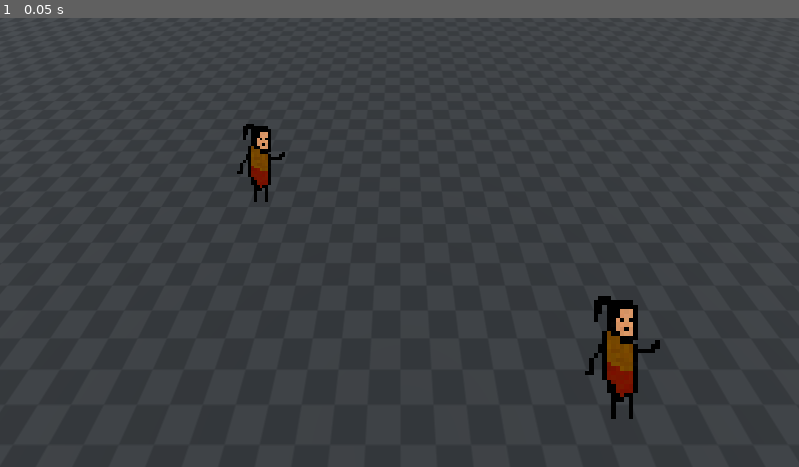
Above: before the commit, frame 1.
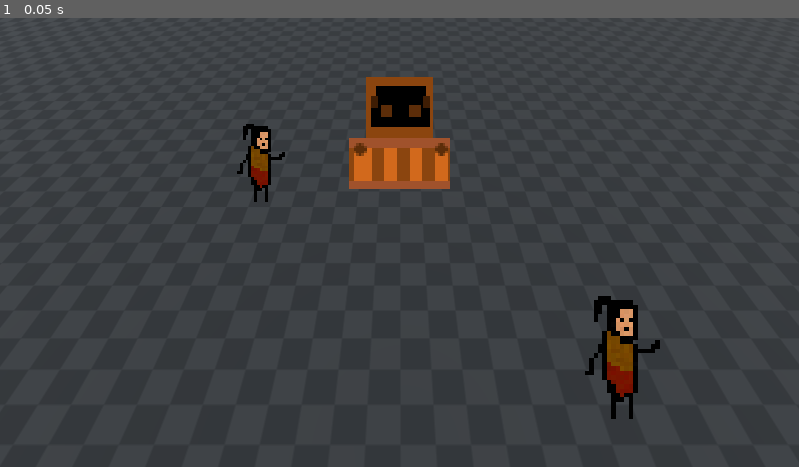
Above: after the commit, the same moment.

Repository: EnesBaytekin/har
Game: Godot game, scene res://scenes/test/test_scene.tscn
Two runs of this game, one before a commit and one after it. Both use one fixed random seed, a clock stepped at 60 frames per second and the inputs below.
Inputs:
- Up to frame 1 (0.05 s): no input

The runs differ from the first frame. In frame 1, 2.6% of the frame differs, in the area x 43-57%, y 13-39%.

Commit message:
feat: implement horse system

Diff:
--- a/project.godot
+++ b/project.godot
@@ -58,6 +58,19 @@
 ]
 }
 
+
+p0_interact={
+"deadzone": 0.5,
+"events": [Object(InputEventKey,"resource_local_to_scene":false,"resource_name":"","device":0,"window_id":0,"alt_pressed":false,"shift_pressed":false,"ctrl_pressed":false,"meta_pressed":false,"pressed":false,"keycode":70,"physical_keycode":70,"key_label":0,"unicode":70,"location":0,"echo":false,"script":null)
+]
+}
+p1_interact={
+"deadzone": 0.5,
+"events": [Object(InputEventKey,"resource_local_to_scene":false,"resource_name":"","device":0,"window_id":0,"alt_pressed":false,"shift_pressed":false,"ctrl_pressed":false,"meta_pressed":false,"pressed":false,"keycode":75,"physical_keycode":75,"key_label":0,"unicode":75,"location":0,"echo":false,"script":null)
+]
+}
+
+
 [input_devices]
 
 gamepad/single_player_mode=false
--- /dev/null
+++ b/scenes/horse/horse.gd
@@ -0,0 +1,116 @@
+extends CharacterBody3D
+
+## Atın hareket hızı
+@export var speed: float = 5.0
+## Binme/inme için etkileşim mesafesi
+@export var interaction_radius: float = 2.5
+## Hareket yönüne göre sprite'ı flip et
+@export var flip_on_move: bool = true
+
+var rider_player_id: int = -1  # -1 = boş
+var rider_node: Node3D = null
+var _nearby_players: Array[Node] = []
+
+const INPUT_PREFIX = "p%d_"
+
+func _ready():
+	$InteractionArea.body_entered.connect(_on_body_entered)
+	$InteractionArea.body_exited.connect(_on_body_exited)
+
+func _physics_process(_delta: float) -> void:
+	if rider_player_id >= 0:
+		# --- Binik hal: dismiss kontrolü ---
+		if Input.is_action_just_pressed(INPUT_PREFIX % rider_player_id + "interact"):
+			dismount()
+			return
+
+		var input_dir := _get_rider_input()
+		if input_dir.length() > 0.15:
+			var direction := Vector3(input_dir.x, 0, input_dir.y).normalized()
+			velocity = direction * speed
+			_update_facing(direction)
+			look_at(global_position + direction, Vector3.UP)
+		else:
+			velocity = Vector3.ZERO
+	else:
+		# --- Boş hal: yakındaki oyunculardan binen var mı ---
+		for player in _nearby_players:
+			if not is_instance_valid(player):
+				continue
+			var pid := player.get("player_id") as int
+			if pid >= 0 and Input.is_action_just_pressed(INPUT_PREFIX % pid + "interact"):
+				mount(player)
+				break
+
+		velocity = Vector3.ZERO
+
+	move_and_slide()
+
+	# Binik oyuncuyu atın üzerinde tut
+	if rider_node and is_instance_valid(rider_node):
+		rider_node.global_position = global_position
+
+func _get_rider_input() -> Vector2:
+	if rider_player_id < 0:
+		return Vector2.ZERO
+	var prefix := INPUT_PREFIX % rider_player_id
+	return Vector2(
+		Input.get_axis(prefix + "move_left", prefix + "move_right"),
+		Input.get_axis(prefix + "move_up", prefix + "move_down")
+	)
+
+func _update_facing(direction: Vector3) -> void:
+	if not flip_on_move or direction.x == 0:
+		return
+	var sprite := $Sprite3D as Sprite3D
+	if sprite:
+		sprite.flip_h = direction.x < 0
+
+func _on_body_entered(body: Node) -> void:
+	if body == self:
+		return
+	if "player_id" in body and body not in _nearby_players:
+		_nearby_players.append(body)
+
+func _on_body_exited(body: Node) -> void:
+	_nearby_players.erase(body)
+
+## Oyuncuyu ata bindirir.
+func mount(player: Node3D) -> bool:
+	if rider_player_id >= 0:
+		return false  # Zaten biri binmiş
+
+	rider_node = player
+	rider_player_id = player.get("player_id") as int
+
+	# Oyuncu karakterini devre dışı bırak
+	_apply_player_visibility(player, false)
+	return true
+
+## Oyuncuyu attan indirir.
+func dismount() -> void:
+	if not rider_node or not is_instance_valid(rider_node):
+		rider_player_id = -1
+		rider_node = null
+		return
+
+	# Oyuncuyu atın yanına (sağına) koy
+	var spawn_offset := global_transform.basis.x * 2.0
+	rider_node.global_position = global_position + spawn_offset
+
+	# Oyuncuyu tekrar aktif et
+	_apply_player_visibility(rider_node, true)
+
+	rider_player_id = -1
+	rider_node = null
+
+func _apply_player_visibility(player: Node3D, visible: bool) -> void:
+	player.visible = visible
+	player.set_process(visible)
+	player.set_physics_process(visible)
+
+	# CollisionShape3D'yi bul ve disable/enable et
+	for child in player.get_children():
+		var cs := child as CollisionShape3D
+		if cs:
+			cs.disabled = not visible
--- /dev/null
+++ b/scenes/horse/horse.tscn
@@ -0,0 +1,29 @@
+[gd_scene format=3]
+
+[ext_resource type="Script" path="res://scenes/horse/horse.gd" id="1"]
+[ext_resource type="Texture2D" path="res://assets/sprites/horse.png" id="2"]
+
+[sub_resource type="CapsuleShape3D" id="CapsuleShape3D_r4nd"]
+radius = 0.25
+height = 1.6
+
+[sub_resource type="SphereShape3D" id="SphereShape3D_qryj"]
+radius = 2.5
+
+[node name="Horse" type="CharacterBody3D"]
+script = ExtResource("1")
+
+[node name="CollisionShape3D" type="CollisionShape3D" parent="."]
+transform = Transform3D(1, 0, 0, 0, 1, 0, 0, 0, 1, 0, 0.8, 0)
+shape = SubResource("CapsuleShape3D_r4nd")
+
+[node name="Sprite3D" type="Sprite3D" parent="."]
+transform = Transform3D(6, 0, 0, 0, 6, 0, 0, 0, 6, 0, 0.85, 0)
+billboard = 1
+texture_filter = 0
+texture = ExtResource("2")
+
+[node name="InteractionArea" type="Area3D" parent="."]
+
+[node name="CollisionShape3D" type="CollisionShape3D" parent="InteractionArea"]
+shape = SubResource("SphereShape3D_qryj")
--- /dev/null
+++ b/scenes/horse_carriage/horse_carriage.tscn
@@ -0,0 +1,12 @@
+[gd_scene format=3]
+
+[ext_resource type="PackedScene" path="res://scenes/horse/horse.tscn" id="1"]
+[ext_resource type="PackedScene" path="res://scenes/wagon/wagon.tscn" id="2"]
+
+[node name="HorseCarriage" type="Node3D"]
+
+[node name="Horse" parent="." instance=ExtResource("1")]
+
+[node name="Wagon" parent="." instance=ExtResource("2")]
+transform = Transform3D(1, 0, 0, 0, 1, 0, 0, 0, 1, 0, 0, 1.5)
+target_node = NodePath("../Horse")
--- a/scenes/test/test_scene.tscn
+++ b/scenes/test/test_scene.tscn
@@ -3,6 +3,7 @@
 [ext_resource type="PackedScene" uid="uid://dtvg6p0g2f8q2" path="res://scenes/player/player.tscn" id="1_p"]
 [ext_resource type="PackedScene" uid="uid://b1drmxpwm8dud" path="res://scenes/camera/camera_pivot.tscn" id="2_c"]
 [ext_resource type="Texture2D" uid="uid://ck56eq5n1eoqb" path="res://assets/sprites/ground_tile.png" id="3_t"]
+[ext_resource type="PackedScene" path="res://scenes/horse_carriage/horse_carriage.tscn" id="4_h"]
 
 [sub_resource type="Environment" id="Environment_e1"]
 ambient_light_source = 1
@@ -49,3 +50,6 @@
 
 [node name="CameraPivot" parent="." unique_id=1389342042 instance=ExtResource("2_c")]
 players = Array[NodePath]([NodePath("../Players/Player1"), NodePath("../Players/Player2")])
+
+[node name="HorseCarriage" parent="." instance=ExtResource("4_h")]
+transform = Transform3D(1, 0, 0, 0, 1, 0, 0, 0, 1, 0, 0, -4)
--- /dev/null
+++ b/scenes/wagon/wagon.gd
@@ -0,0 +1,47 @@
+extends CharacterBody3D
+
+## Takip edilecek hedef (atın NodePath'i)
+@export var target_node: NodePath
+## At ile araba arasındaki ideal mesafe
+@export var follow_distance: float = 1.5
+## İzin verilen maksimum mesafe (bu aşılırsa araba hızla toparlanır)
+@export var max_allowed_distance: float = 2.5
+## Takip sertliği (yüksek = daha hızlı toparlanır)
+@export var follow_stiffness: float = 4.0
+
+var _target: Node3D = null
+
+func _ready():
+	if target_node:
+		_target = get_node(target_node) as Node3D
+
+func _physics_process(delta: float) -> void:
+	var horse := _target
+	if not horse or not is_instance_valid(horse):
+		return
+
+	# Atın arkasındaki ideal pozisyon
+	# (at +Z yönü = arkası, çünkü look_at ile -Z baktığı yön)
+	var ideal_pos := _calculate_ideal_position(horse)
+	var displacement := ideal_pos - global_position
+	var dist := displacement.length()
+
+	if dist > _arrival_threshold():
+		# displacement'i yatay düzleme izdüşüm
+		displacement.y = 0
+		var dir := displacement.normalized()
+		# Mesafe arttıkça hız da artsın
+		var speed := minf(follow_stiffness * 2.0, dist * follow_stiffness * delta * 8.0)
+		velocity = dir * speed
+		move_and_slide()
+	else:
+		velocity = Vector3.ZERO
+
+func _calculate_ideal_position(horse: Node3D) -> Vector3:
+	var behind := horse.global_transform.basis.z * follow_distance
+	var pos := horse.global_position + behind
+	pos.y = global_position.y  # kendi yüksekliğini koru
+	return pos
+
+func _arrival_threshold() -> float:
+	return follow_distance * 0.1
--- /dev/null
+++ b/scenes/wagon/wagon.tscn
@@ -0,0 +1,21 @@
+[gd_scene format=3]
+
+[ext_resource type="Script" path="res://scenes/wagon/wagon.gd" id="1"]
+[ext_resource type="Texture2D" path="res://assets/sprites/wagon.png" id="2"]
+
+[sub_resource type="CapsuleShape3D" id="CapsuleShape3D_hjkl"]
+radius = 0.35
+height = 0.8
+
+[node name="Wagon" type="CharacterBody3D"]
+script = ExtResource("1")
+
+[node name="CollisionShape3D" type="CollisionShape3D" parent="."]
+transform = Transform3D(1, 0, 0, 0, 1, 0, 0, 0, 1, 0, 0.4, 0)
+shape = SubResource("CapsuleShape3D_hjkl")
+
+[node name="Sprite3D" type="Sprite3D" parent="."]
+transform = Transform3D(6, 0, 0, 0, 6, 0, 0, 0, 6, 0, 0.4, 0)
+billboard = 1
+texture_filter = 0
+texture = ExtResource("2")
Binary file added: assets/sprites/horse.png
Not shown, added: assets/sprites/horse.png.import
Binary file added: assets/sprites/wagon.png
Not shown, added: assets/sprites/wagon.png.import
Not shown, added: scenes/horse/horse.gd.uid
Not shown, added: scenes/wagon/wagon.gd.uid
